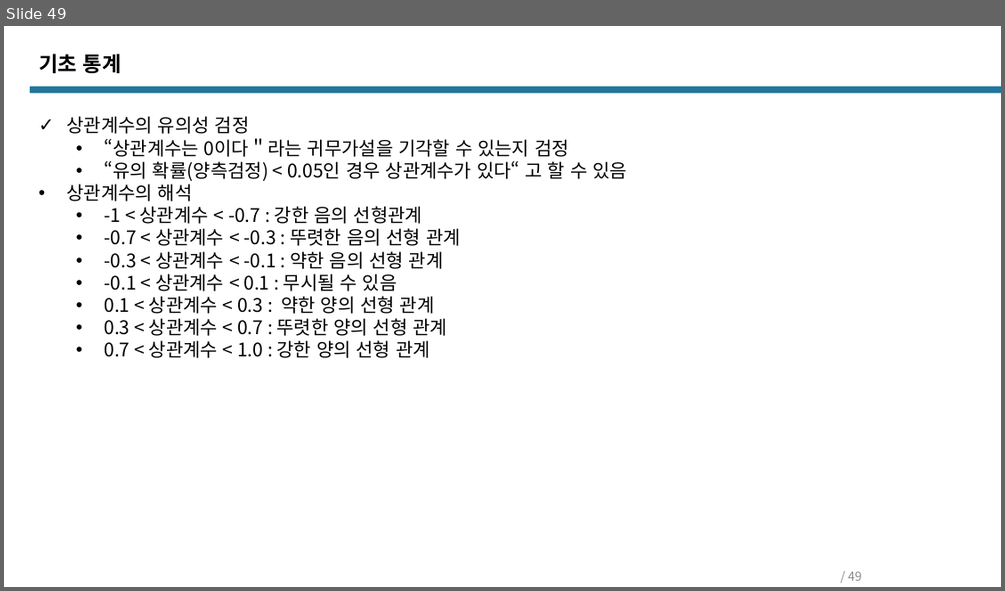
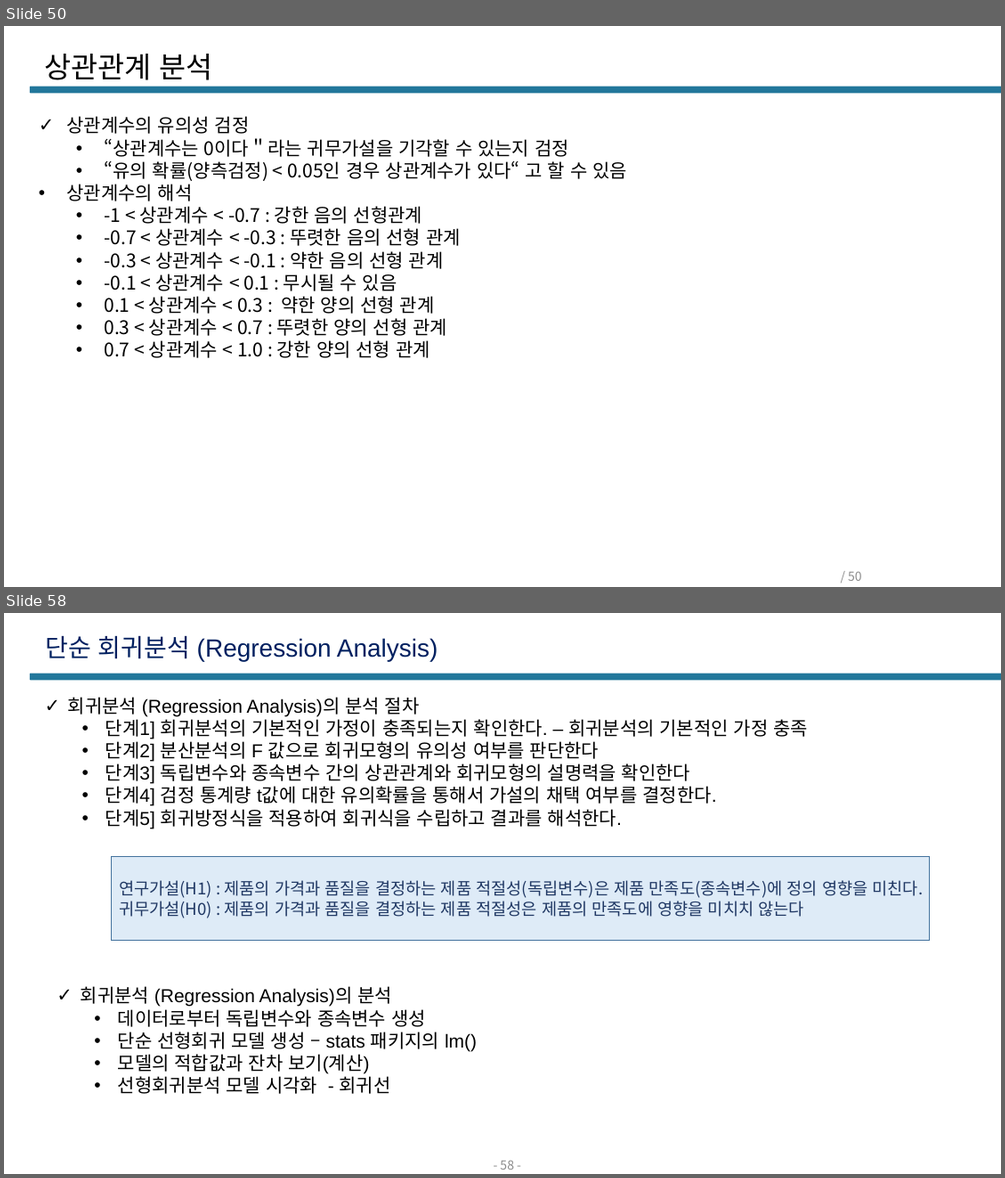
Before and after one commit to Q3333/TIL, a slide deck: BigData/통계/통계v3.pptx. Shown one above the other, each under a label of ours: slide 49 before the commit, slides 50 and 58 after it; the slides between them are not shown. The pictures are 1005x591 and 1005x1178 pixels, drawn with LibreOffice and Linux fonts; fonts in the diff are those of the drawing. Boxes give left, top, right and bottom in pixels: in the first picture for what was removed or moved away, otherwise in the second. Text is boxed around its words. In the diff, an @@ line names an element or a change of style, - is before the commit and + after.

```diff
--- a/BigData/통계/통계v3.pptx
+++ b/BigData/통계/통계v3.pptx
@@ slide 58 added at [4, 613, 1001, 1174], background #FFFFFF; not listed: 1 template element that a slide beside it also shows @@
@@ text added at [45, 635, 438, 661], 24 pt, text #002060 @@
+단순 회귀분석 (Regression Analysis)
@@ text added at [68, 697, 808, 829], 18 pt, text #000000 @@
+✓ 회귀분석 (Regression Analysis)의 분석 절차
+  • 단계1] 회귀분석의 기본적인 가정이 충족되는지 확인한다. – 회귀분석의 기본적인 가정 충족
+  • 단계2] 분산분석의 F 값으로 회귀모형의 유의성 여부를 판단한다
+  • 단계3] 독립변수와 종속변수 간의 상관관계와 회귀모형의 설명력을 확인한다
+  • 단계4] 검정 통계량 t값에 대한 유의확률을 통해서 가설의 채택 여부를 결정한다.
+  • 단계5] 회귀방정식을 적용하여 회귀식을 수립하고 결과를 해석한다.
@@ rectangle added at [112, 857, 930, 941], fill #DEEBF7, outline #43739E 1 pt, 16 pt, text #203864 @@
+연구가설(H1) : 제품의 가격과 품질을 결정하는 제품 적절성(독립변수)은 제품 만족도(종속변수)에 정의 영향을 미친다.
+귀무가설(H0) : 제품의 가격과 품질을 결정하는 제품 적절성은 제품의 만족도에 영향을 미치치 않는다
@@ text added at [81, 986, 477, 1094], 18 pt, text #000000 @@
+✓ 회귀분석 (Regression Analysis)의 분석
+  • 데이터로부터 독립변수와 종속변수 생성
+  • 단순 선형회귀 모델 생성 – stats 패키지의 lm()
+  • 모델의 적합값과 잔차 보기(계산)
+  • 선형회귀분석 모델 시각화 - 회귀선
@@ page number added at [500, 1159, 514, 1169], 12 pt, text #8C8C8C @@
+- 58 -
@@ what was slide 49 is now slide 50 @@
@@ slide 50 changed as well @@
@@ text removed at [39, 54, 121, 73] @@
-기초 통계
@@ title added at [45, 54, 213, 80], 28 pt, text #000000 @@
+상관관계 분석
@@ page number at [848, 571, 862, 580]: text changed @@
-/ 49
+/ 50
```
Also in this commit, not shown: 12 other slides changed, 27 other slides added, 1 slide removed, 24 other files.
